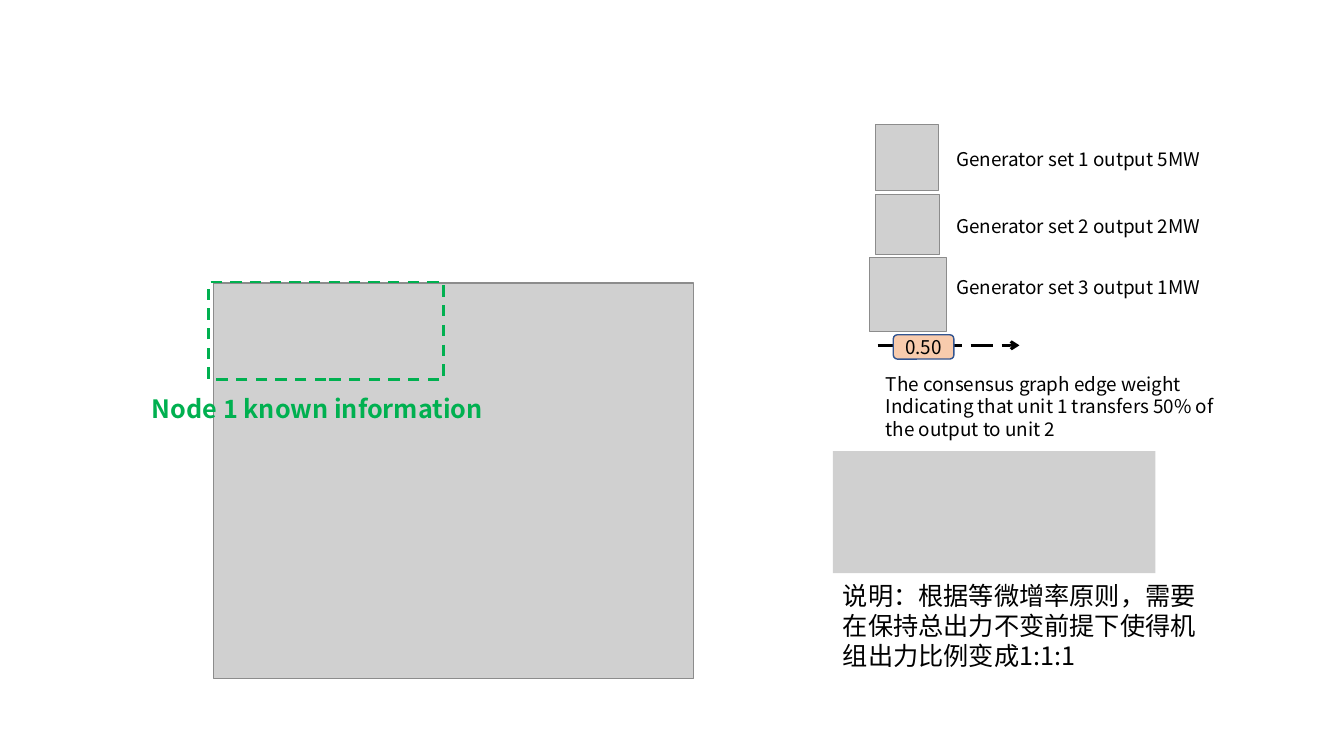
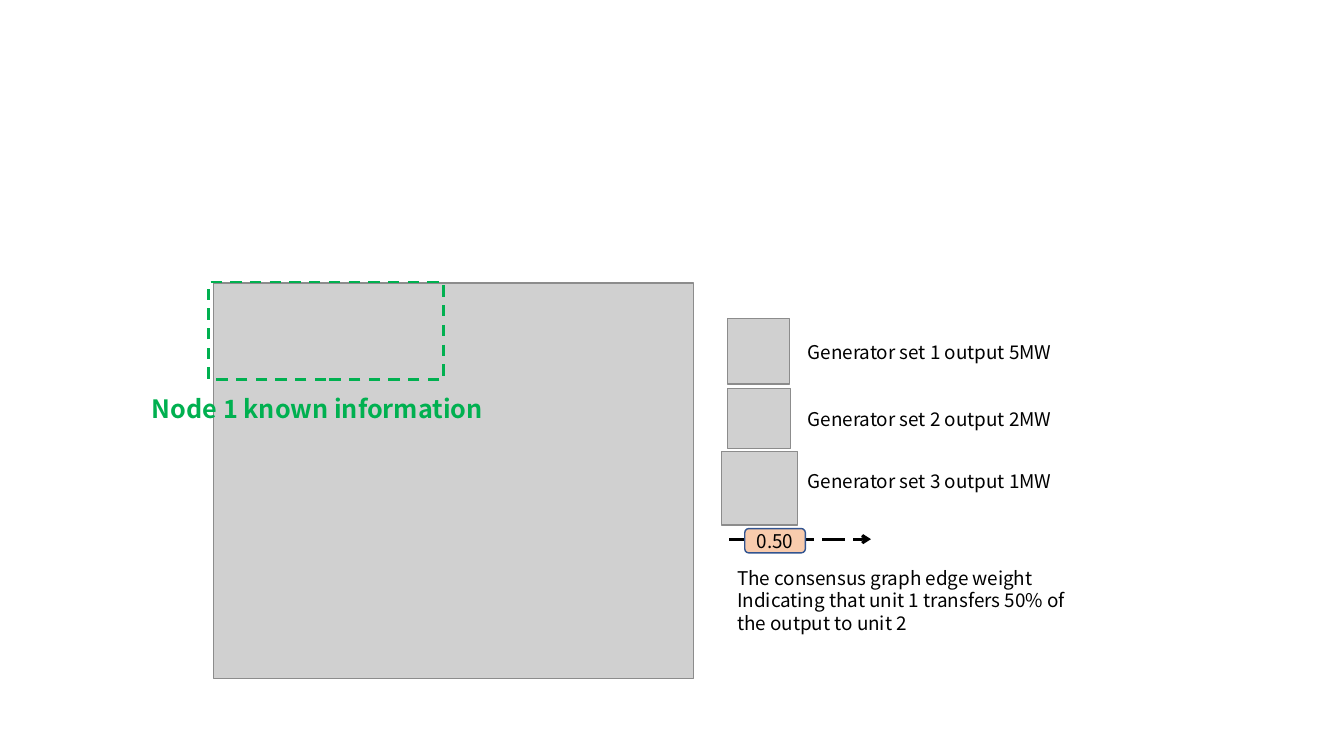
Before and after one commit to TingliangZhang/Misaka-Conference, a slide deck: slide 2 of figures/Illustration.pptx. Drawn at 1344x756 pixels with LibreOffice and Linux fonts; fonts in the diff are those of the drawing; grey boxes stand for pictures. Boxes give left, top, right and bottom in pixels: in the first picture for what was removed or moved away, otherwise in the second. Text is boxed around its words. In the diff, an @@ line names an element or a change of style, - is before the commit and + after.

```diff
--- a/figures/Illustration.pptx
+++ b/figures/Illustration.pptx
@@ picture removed at (x1=833, y1=451, x2=1155, y2=573) @@
@@ 4 texts, 3 pictures, 1 rounded rectangle, 1 arrow moved together from (x1=870, y1=125, x2=1214, y2=441) to (x1=721, y1=319, x2=1065, y2=635) @@
@@ text removed at (x1=843, y1=583, x2=1196, y2=667) @@
-说明：根据等微增率原则，需要在保持总出力不变前提下使得机组出力比例变成1:1:1
```
Also in this commit, not shown: 1 other slide changed, 5 other files.
